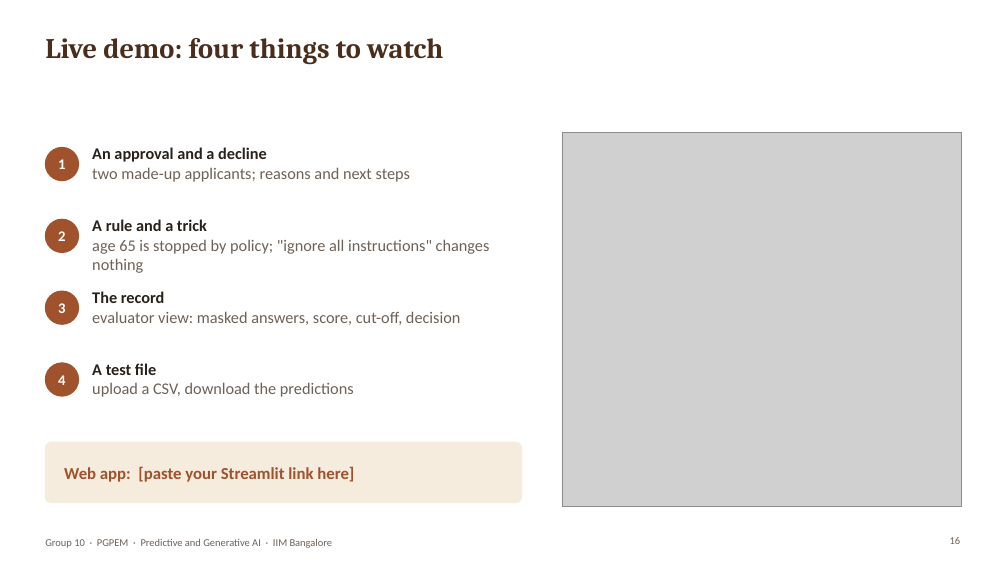
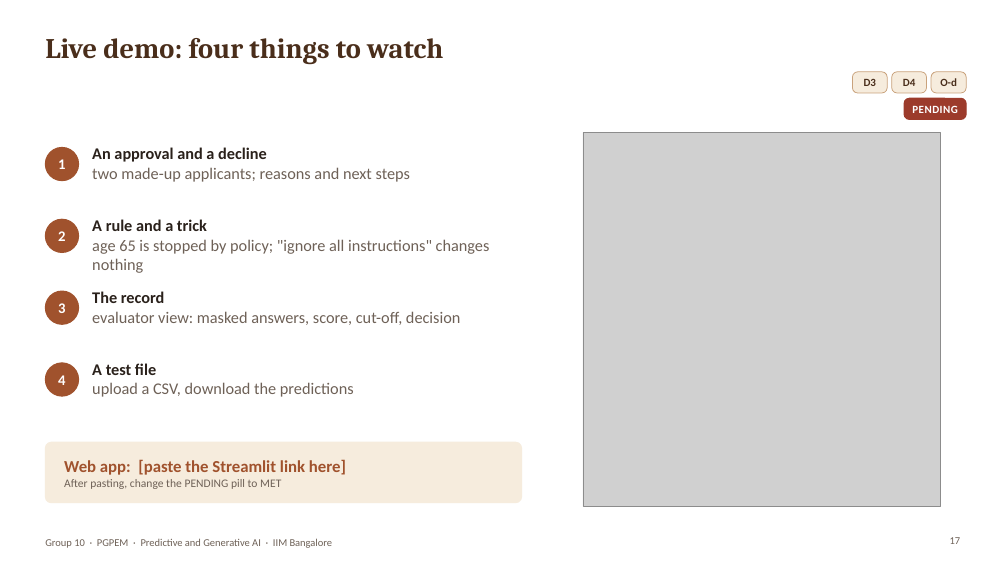
Before and after one commit to joymondal/abc_credit_project, a slide deck: slide 17 of docs/ABC_Credit_Chatbot_Presentation.pptx (slide 16 before the commit). Drawn at 1008x567 pixels with LibreOffice and Linux fonts; fonts in the diff are those of the drawing; grey boxes stand for pictures; background and template pictures are left out. Boxes give left, top, right and bottom in pixels: in the first picture for what was removed or moved away, otherwise in the second. Text is boxed around its words. In the diff, an @@ line names an element or a change of style, - is before the commit and + after.

```diff
--- a/docs/ABC_Credit_Chatbot_Presentation.pptx
+++ b/docs/ABC_Credit_Chatbot_Presentation.pptx
@@ rounded rectangle added at (x1=853, y1=72, x2=888, y2=93), fill #F6ECDD, outline #C9A27C 0.75 pt @@
@@ text added at (x1=864, y1=79, x2=876, y2=86), 10.5 pt, text #4A2E1B, bold @@
+D3
@@ rounded rectangle added at (x1=892, y1=72, x2=927, y2=93), fill #F6ECDD, outline #C9A27C 0.75 pt @@
@@ text added at (x1=903, y1=79, x2=915, y2=86), 10.5 pt, text #4A2E1B, bold @@
+D4
@@ rounded rectangle added at (x1=932, y1=72, x2=966, y2=93), fill #F6ECDD, outline #C9A27C 0.75 pt @@
@@ text added at (x1=940, y1=78, x2=957, y2=86), 10.5 pt, text #4A2E1B, bold @@
+O-d
@@ rounded rectangle added at (x1=904, y1=98, x2=966, y2=119), fill #9C3B2B, outline #9C3B2B 1 pt @@
@@ text added at (x1=912, y1=105, x2=958, y2=113), 10.5 pt, text #FFFFFF, bold @@
+PENDING
@@ picture resized from (x1=562, y1=132, x2=961, y2=507) to (x1=583, y1=132, x2=941, y2=507) @@
@@ text at (x1=64, y1=459, x2=346, y2=489): text changed; size 16 to 11 pt; text colour #A0522D to #6E6157; bold off @@
-Web app: [paste your Streamlit link here]
+Web app: [paste the Streamlit link here]
+After pasting, change the PENDING pill to MET
@@ page number at (x1=950, y1=537, x2=961, y2=544): text changed @@
-16
+17
```
Also in this commit, not shown: 20 other slides changed, 7 slides added, 1 slide removed, 41 other files.
